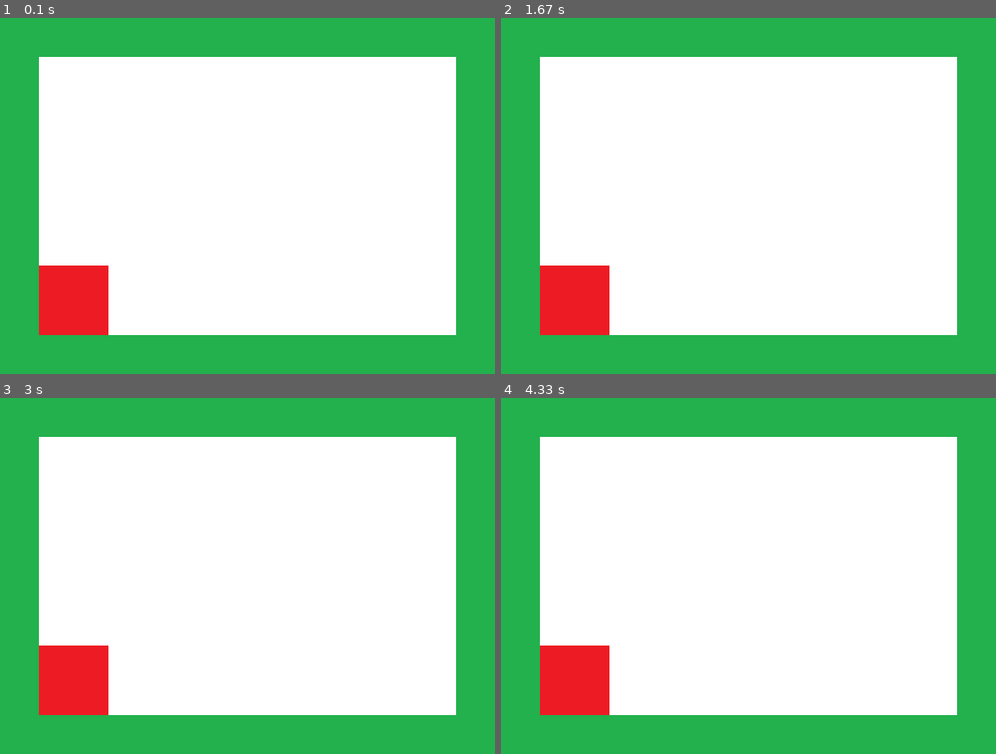
Above: before the commit, frames 1-4 (two rows, left to right).
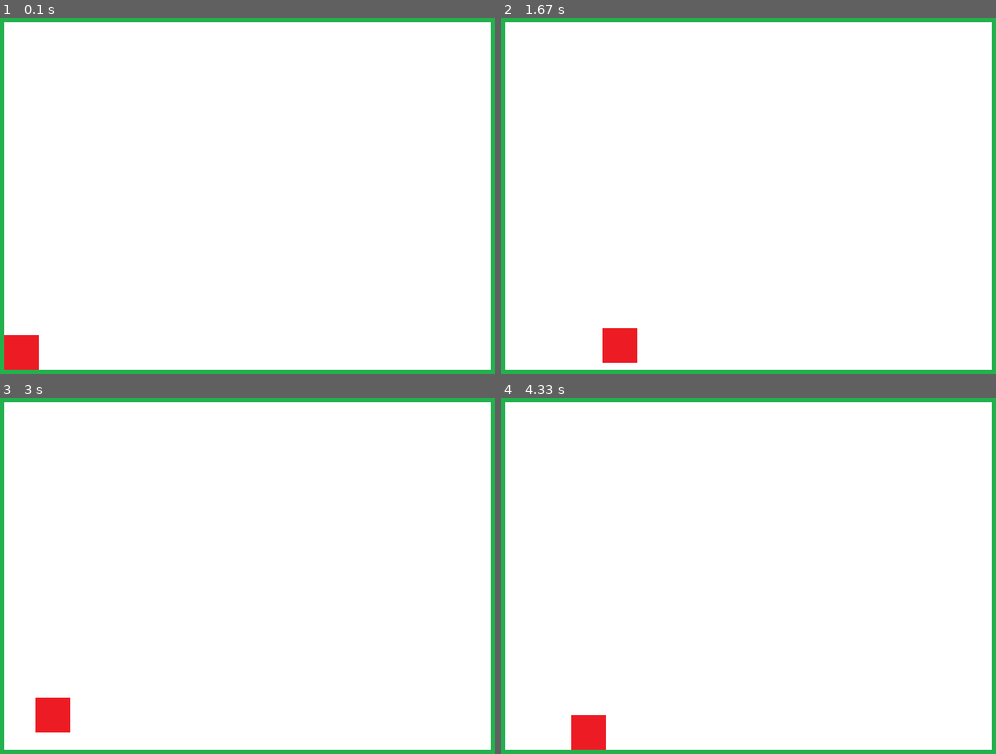
Above: after the commit, the same moments.

Repository: qwatro2/yandex_pygame_project
Game: pygame game, started from main.py
Same seed, same stepped clock (60 frames per second), same inputs: the game is played once before the commit and once after it.
Inputs:
- Up to frame 1 (0.1 s): no input
- Up to frame 2 (1.67 s): tap Space at 0.33, 0.73, 1.03, 1.23, 1.53 s; hold Right 0.67-1.13 s; hold D 1.17-1.63 s
- Up to frame 3 (3 s): hold Left 1.67-2.2 s; tap Space at 1.73, 2.03, 2.3, 2.6, 2.73 s; hold A 2.23-2.63 s; hold Right from 2.67 s (still down)
- Up to frame 4 (4.33 s): tap Space at 3.03, 3.4, 3.7, 3.9, 4.2 s; release Right at 3.3 s; hold A 3.33-3.8 s; hold Right 3.83-4.3 s

The runs differ from the first frame. In frame 1, 33% of the frame differs, in the area x 0-100%, y 1-99%; in frame 2, 33%; in frame 3, 33%; in frame 4, 33%.

Commit message:
Игрок может двигаться

Diff:
--- a/classes.py
+++ b/classes.py
@@ -18,6 +18,9 @@
         self.rect.x = x
         self.rect.y = y
 
+    def get_rect(self):
+        return self.rect
+
 
 class Player(pygame.sprite.Sprite):
     '''
@@ -32,3 +35,51 @@
         self.rect = self.image.get_rect()
         self.rect.x = x
         self.rect.y = y
+
+        self.vx = 0
+        self.vy = 0
+        self.on_ground = False
+
+    def update(self, left, right, up, tile_group):
+        if left:
+            self.vx = -constants.MOVE_SPEED
+
+        if right:
+            self.vx = constants.MOVE_SPEED
+
+        if up:
+            if self.on_ground:
+                self.vy = -constants.JUMP_POWER
+
+        if not (left or right):
+            self.vx = 0
+
+        if not self.on_ground:
+            self.vy += constants.GRAVITY
+
+        self.on_ground = False
+
+        self.rect.x += self.vx
+        self.collide(self.vx, 0, tile_group)
+
+        self.rect.y += self.vy
+        self.collide(0, self.vy, tile_group)
+
+    def collide(self, vx, vy, tile_group):
+        for tile in tile_group:
+            if pygame.sprite.collide_rect(self, tile):
+
+                if vx > 0:
+                    self.rect.right = tile.get_rect().left
+
+                if vx < 0:
+                    self.rect.left = tile.get_rect().right
+
+                if vy > 0:
+                    self.rect.bottom = tile.get_rect().top
+                    self.on_ground = True
+                    self.vy = 0
+
+                if vy < 0:
+                    self.rect.top = tile.get_rect().bottom
+                    self.vy = 0
--- a/constants.py
+++ b/constants.py
@@ -1,7 +1,15 @@
+# частота кадров
+FPS = 30
+
 # размеры окна
 WIDTH = 800
 HEIGHT = 600
 
 # размеры тайла
-TILE_WIDTH = 100
-TILE_HEIGHT = 100
+TILE_WIDTH = 50
+TILE_HEIGHT = 50
+
+# физика
+GRAVITY = 0.35
+MOVE_SPEED = 5
+JUMP_POWER = 5
--- a/data/levels/test_level.txt
+++ b/data/levels/test_level.txt
@@ -1,6 +1,12 @@
-11111111
-10000001
-10000001
-10000001
-12000001
-11111111
+1111111111111111
+1000000000000001
+1000000000000001
+1000000000000001
+1000000000000001
+1000000000000001
+1000000000000001
+1000000000000001
+1000000000000001
+1000000000000001
+1200000000000001
+1111111111111111
--- a/main.py
+++ b/main.py
@@ -12,17 +12,19 @@
     # инициализация констант игры
     game_loop = True
     screen = pygame.display.set_mode((constants.WIDTH, constants.HEIGHT))
+    clock = pygame.time.Clock()
     all_sprites = pygame.sprite.Group()
     tile_group = pygame.sprite.Group()
     player_group = pygame.sprite.Group()
+    left, right, up = [False] * 3
 
     # TODO: изменить заголовок и иконку игры
     pygame.display.set_caption('caption')
 
     # генерация уровня
     level_map = first_state_funcs.load_level('test_level.txt')
-    player = second_state_funcs.generate_level(level_map, tile_group, player_group, all_sprites)
-    screen.fill('white')
+    player, level_width, level_height = second_state_funcs.generate_level(level_map, tile_group, player_group,
+                                                                          all_sprites)
 
     # игровой цикл
     while game_loop:
@@ -33,12 +35,36 @@
             if event.type == pygame.QUIT:
                 game_loop = False
 
+            elif event.type == pygame.KEYDOWN:
+
+                if event.key in (pygame.K_LEFT, pygame.K_a):
+                    left = True
+
+                if event.key in (pygame.K_RIGHT, pygame.K_d):
+                    right = True
+
+                if event.key == pygame.K_SPACE:
+                    up = True
+
+            elif event.type == pygame.KEYUP:
+
+                if event.key in (pygame.K_LEFT, pygame.K_a):
+                    left = False
+
+                if event.key in (pygame.K_RIGHT, pygame.K_d):
+                    right = False
+
+                if event.key == pygame.K_SPACE:
+                    up = False
+
         # обновление всех спрайтов
-        all_sprites.update()
+        all_sprites.update(left, right, up, tile_group)
 
         # отрисовка всех спрайтов
+        screen.fill('white')
         all_sprites.draw(screen)
 
+        clock.tick(constants.FPS)
         pygame.display.flip()
 
     # закрытие библиотеки pygame
--- a/second_state_funcs.py
+++ b/second_state_funcs.py
@@ -4,14 +4,14 @@
 
 
 def generate_level(level_map: list, tile_group: pygame.sprite.Group, player_group: pygame.sprite.Group,
-                   all_sprites: pygame.sprite.Group) -> classes.Player:
+                   all_sprites: pygame.sprite.Group) -> tuple:
     '''
 
     :param level_map: двумерный список - карта уровня
     :param tile_group: группа тайлов
     :param player_group: группа игрока
     :param all_sprites: группа всех спрайтов
-    :return: экземпляр класса classes.Player
+    :return: экземпляр класса classes.Player, ширину и высоту уровня
     '''
 
     new_player = None
@@ -33,4 +33,4 @@
                 new_player = classes.Player(x * constants.TILE_WIDTH, y * constants.TILE_HEIGHT, player_group,
                                             all_sprites)
 
-    return new_player
+    return new_player, x, y
